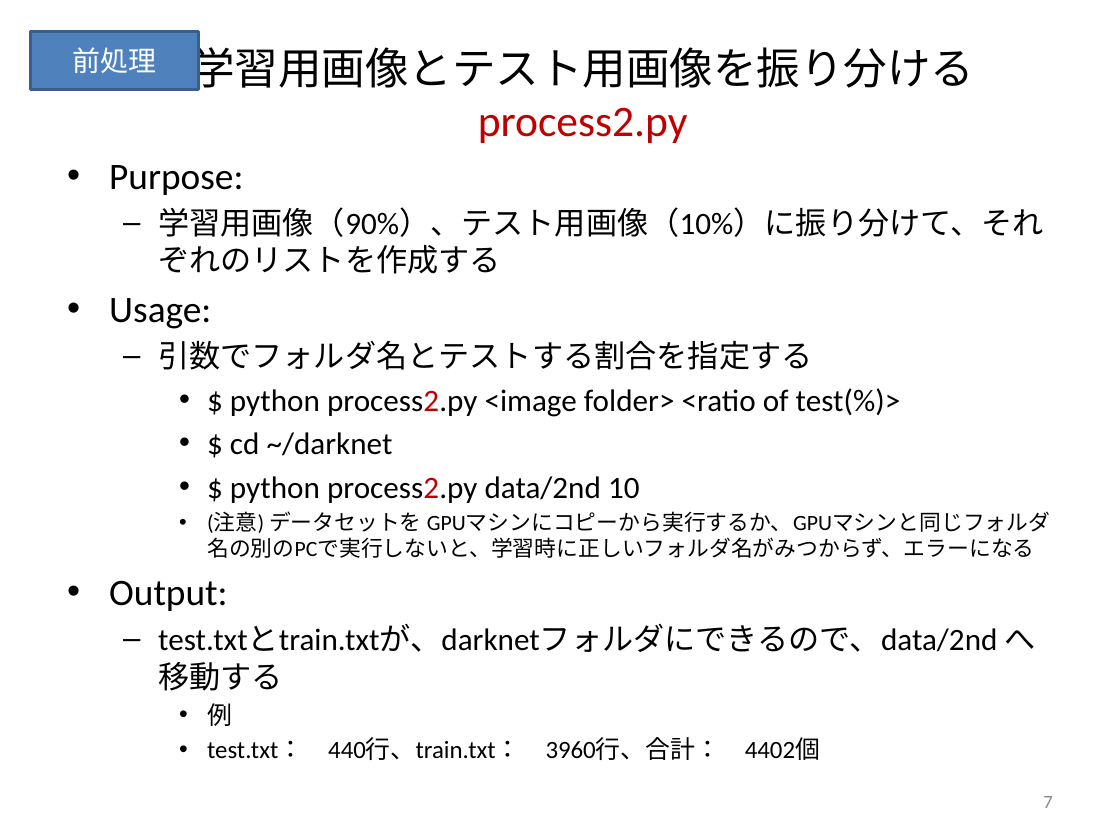
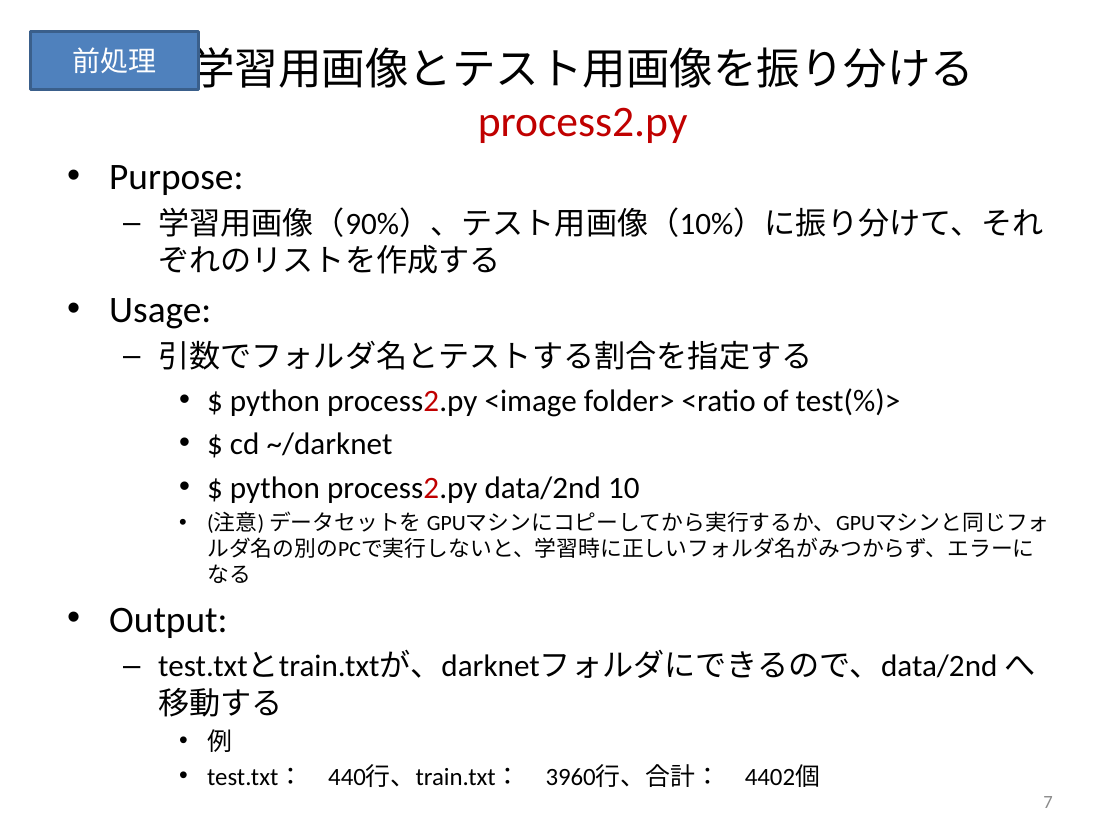
Before and after one commit to keides2/android-yolo-v2, a slide deck: slide 7 of docs/[PPTX] ごみ分別人工知能スマホアプリ作成手順.pptx. Drawn at 1120x840 pixels with LibreOffice and Linux fonts; fonts in the diff are those of the drawing. Boxes give left, top, right and bottom in pixels: in the first picture for what was removed or moved away, otherwise in the second. Text is boxed around its words. In the diff, an @@ line names an element or a change of style, - is before the commit and + after.

Commit message:
サンプル画像追加変更

```diff
--- a/docs/[PPTX] ごみ分別人工知能スマホアプリ作成手順.pptx
+++ b/docs/[PPTX] ごみ分別人工知能スマホアプリ作成手順.pptx
@@ text at box(207, 511, 1050, 583): text changed @@
-    • (注意) データセットを GPUマシンにコピーから実行するか、GPUマシンと同じフォルダ名の別のPCで実行しないと、学習時に正しいフォルダ名がみつからず、エラーになる
+    • (注意) データセットを GPUマシンにコピーしてから実行するか、GPUマシンと同じフォルダ名の別のPCで実行しないと、学習時に正しいフォルダ名がみつからず、エラーになる
```
Also in this commit, not shown: 3 other slides changed, 5 other files.
